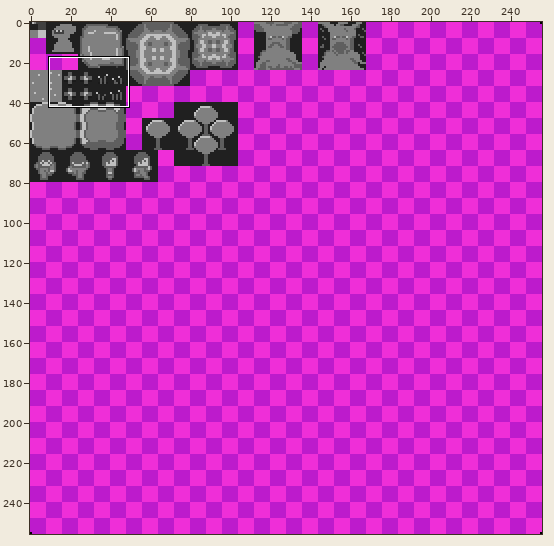
Two states of a sprite sheet, res/SpriteSheet.png. The picture above shows the old version from afar; the outline marks the close-up.
Close-up. First the earlier version:
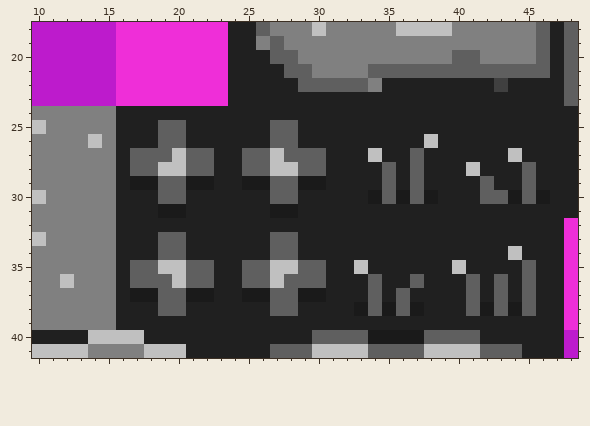
The file is 256x256 pixels. Shown: x 10..48, y 18..41.
And afterwards:
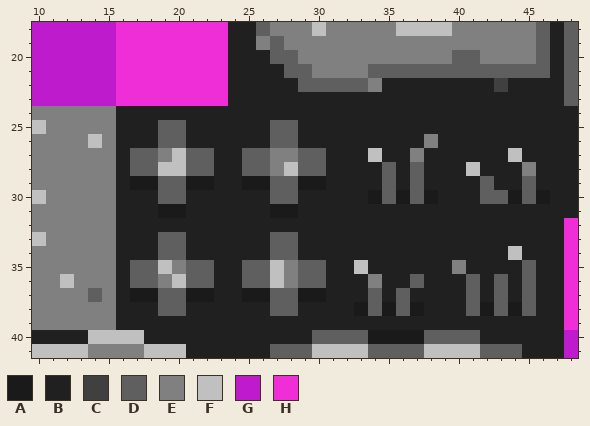
Palette (. is transparent): A #1a1a1a  B #202020  C #404040  D #5f5f5f  E #808080  F #c0c0c0  G #bd1bcc  H #ef2ed8
Difference:
y 26: x 38 F -> E
y 27: x 19 D -> E; x 27..28 FD -> EE; x 37 D -> E
y 28: x 27 F -> E; x 45 D -> E
y 35: x 20 F -> E; x 28 F -> E; x 40 F -> E
y 36: x 19 D -> E; x 28 D -> E; x 34 D -> E
y 37: x 14 E -> D
